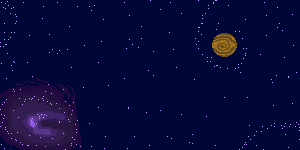
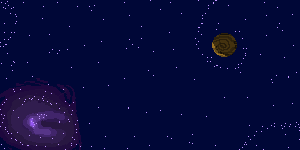
Two versions of the same layered image (300 x 150). Layer-by-layer changes:
painted on "Background 1" over box(213, 32, 237, 57)
